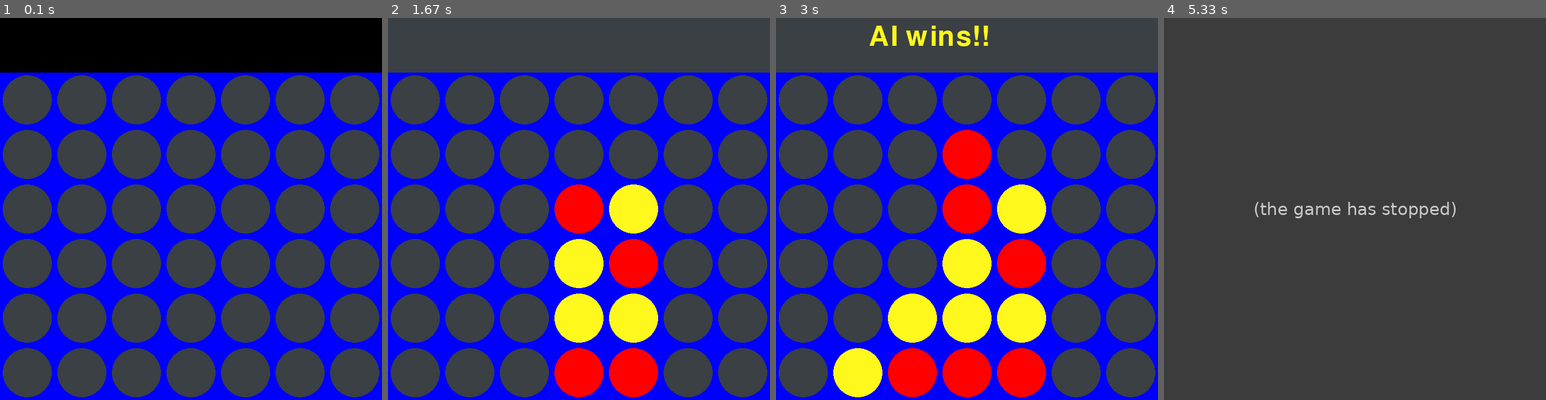
Above: before the commit, frames 1-4 (left to right).
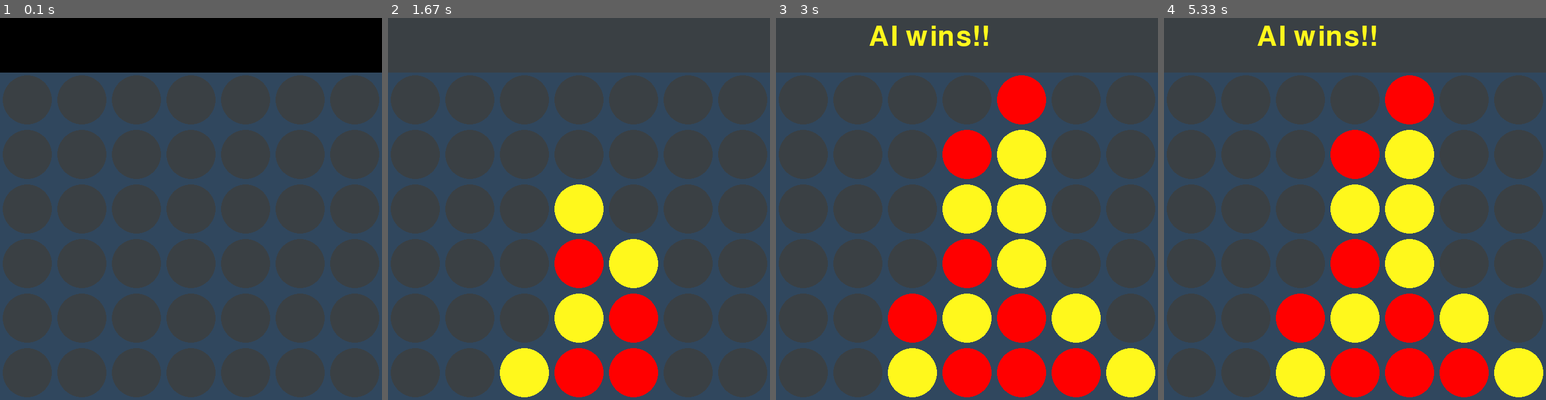
Above: after the commit, the same moments.

Repository: AnawatPaotthong/AI_project_connect4
Game: pygame game, started from connect4_AI.py
Same seed, same stepped clock (60 frames per second), same inputs: the game is played once before the commit and once after it.
Inputs (mouse positions are in pixels of both pictures, inside the frame that each line leads up to):
- Up to frame 1 (0.1 s): no input
- Up to frame 2 (1.67 s): click (579, 209) at 0.38 s; click (617, 293) at 0.75 s; click (624, 243) at 1.1 s; click (559, 308) at 1.45 s
- Up to frame 3 (3 s): click (967, 254) at 1.82 s; click (913, 128) at 2.18 s; click (1100, 308) at 2.53 s; click (1047, 140) at 2.85 s
- Up to frame 4 (5.33 s): no input

The runs differ from the first frame. In frame 1, 32% of the frame differs, in the area x 0-100%, y 14-100%; in frame 2, 39%; in frame 3, 47%; in frame 4, 53%, in the area x 0-100%, y 2-100%.
Before the commit the program exited at 5.23 s; later frames show no game.

Commit message:
change color ai

Diff:
--- a/connect4_AI.py
+++ b/connect4_AI.py
@@ -4,7 +4,7 @@
 import sys
 import math
 
-BLUE = (0, 0, 255)
+BLUE = (48, 71, 94)
 BLACK = (58, 64, 68)
 RED = (255, 0, 0)
 YELLOW = (255, 248, 28)
@@ -314,7 +314,7 @@
 
         #col = random.randint(0, COLUMN_COUNT-1)
         #col = pick_best_move(board, AI_PIECE)
-        col, minimax_score = minimax(board, 1, -math.inf, math.inf, True)
+        col, minimax_score = minimax(board, 4, -math.inf, math.inf, True)
 
         if is_valid_location(board, col):
             # pygame.time.wait(500)
